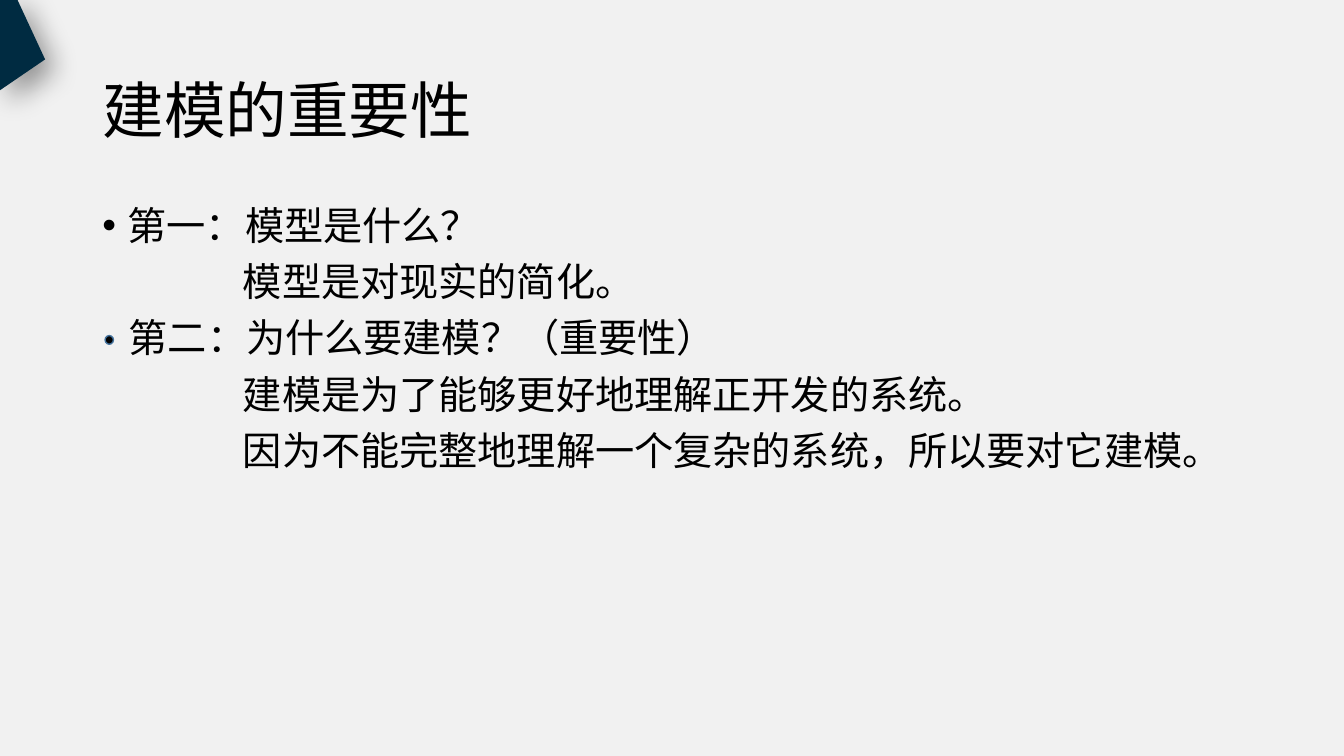
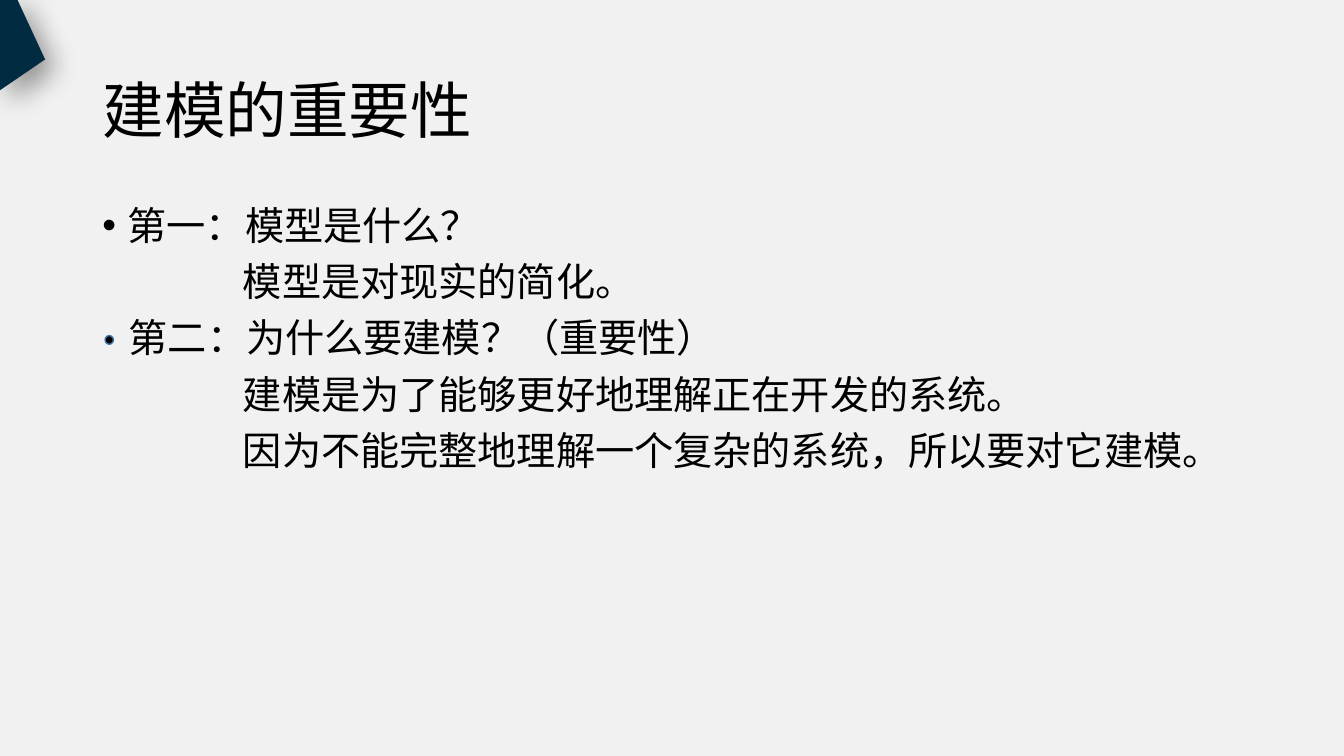
Before and after one commit to PRD2018-G18/PRD2018, a slide deck: slide 66 of 非受控文档/过程文档/UML概述/UML概述（新）.pptx. Drawn at 1344x756 pixels with LibreOffice and Linux fonts; fonts in the diff are those of the drawing. Boxes give left, top, right and bottom in pixels: in the first picture for what was removed or moved away, otherwise in the second. Text is boxed around its words. In the diff, an @@ line names an element or a change of style, - is before the commit and + after.

```diff
--- a/非受控文档/过程文档/UML概述/UML概述（新）.pptx
+++ b/非受控文档/过程文档/UML概述/UML概述（新）.pptx
@@ text at (243,376,1026,413): text changed @@
-建模是为了能够更好地理解正开发的系统。
+建模是为了能够更好地理解正在开发的系统。
```
Also in this commit, not shown: 2 other slides changed, 1 slide added.
